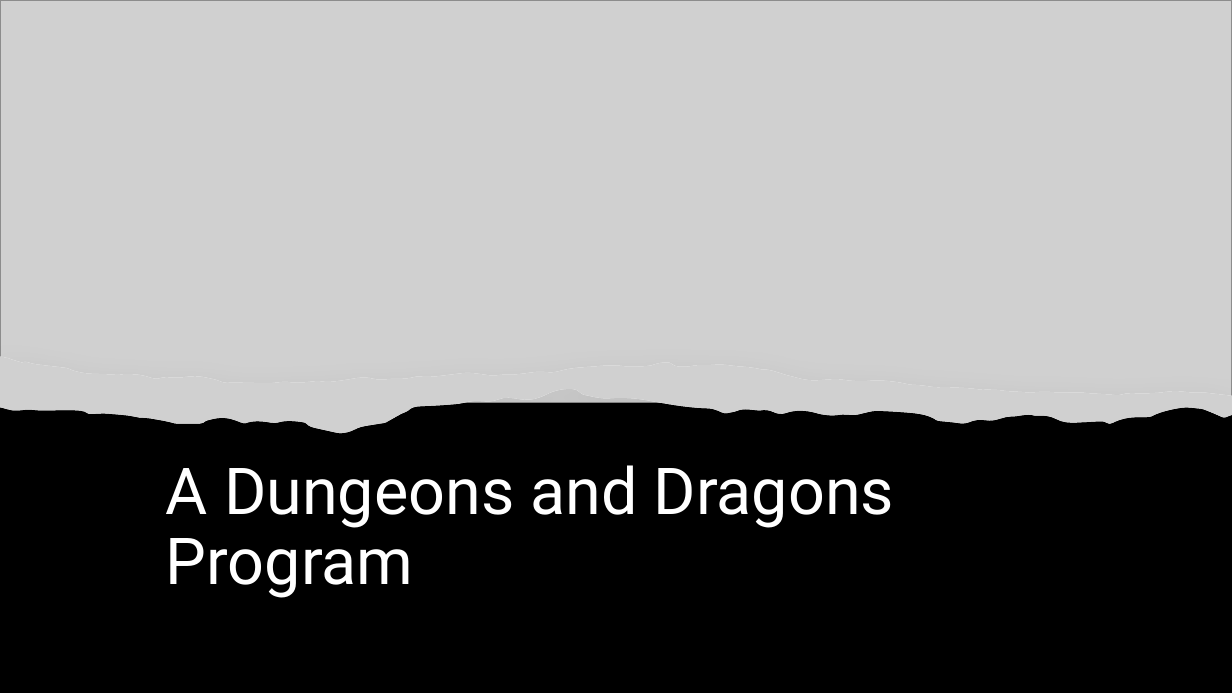
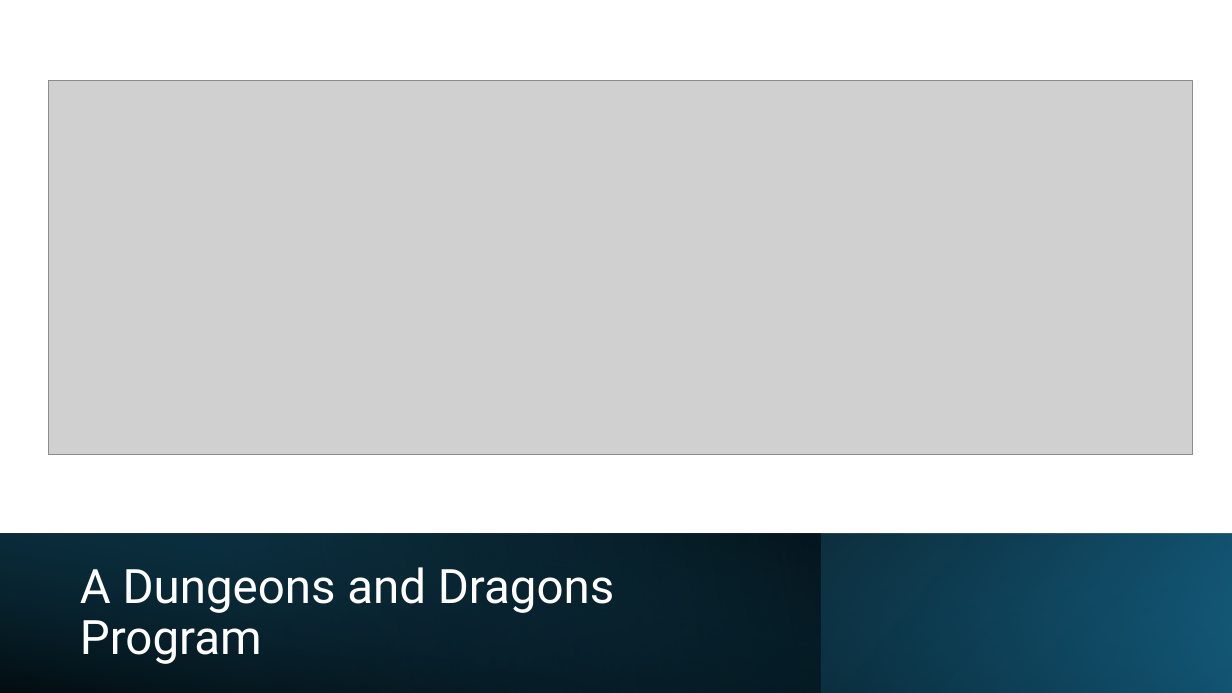
Before and after one commit to ITAS-Git/2026-Arcane-Armoury, a slide deck: slide 1 of -2026-Arcane-Armoury/Documentation/Arcane Armoury PowerPoint.pptx. Drawn at 1232x693 pixels with LibreOffice and Linux fonts; fonts in the diff are those of the drawing; grey boxes stand for pictures. Boxes give left, top, right and bottom in pixels: in the first picture for what was removed or moved away, otherwise in the second. Text is boxed around its words. In the diff, an @@ line names an element or a change of style, - is before the commit and + after.

Commit message:
Updated Presentation

```diff
--- a/-2026-Arcane-Armoury/Documentation/Arcane Armoury PowerPoint.pptx
+++ b/-2026-Arcane-Armoury/Documentation/Arcane Armoury PowerPoint.pptx
@@ rectangle removed at bbox=[0, 0, 1232, 693] @@
@@ picture: place and size @@
-picture at bbox=[0, 0, 1232, 403]
+picture at bbox=[48, 80, 1193, 455]
@@ freeform shape removed at bbox=[0, 357, 1232, 433] @@
@@ picture removed at bbox=[0, 357, 1232, 433] @@
@@ rectangle added at bbox=[0, 534, 1232, 693], fill gradient #000000 to #156082 @@
@@ rectangle added at bbox=[0, 534, 821, 693], fill gradient #104862 to #000000 @@
@@ rectangle added at bbox=[0, 534, 1232, 693], fill gradient #000000 to #156082 @@
@@ title "A Dungeons and Dragons Program": place and size @@
-title "A Dungeons and Dragons Program" at bbox=[166, 465, 894, 598]
+title "A Dungeons and Dragons Program" at bbox=[80, 567, 614, 664]
@@ title "A Dungeons and Dragons Program" at bbox=[80, 567, 614, 664]: size 50.4 to 37 pt; vertical alignment bottom to middle @@
```
Also in this commit, not shown: 8 other slides changed, 1 slide added.
